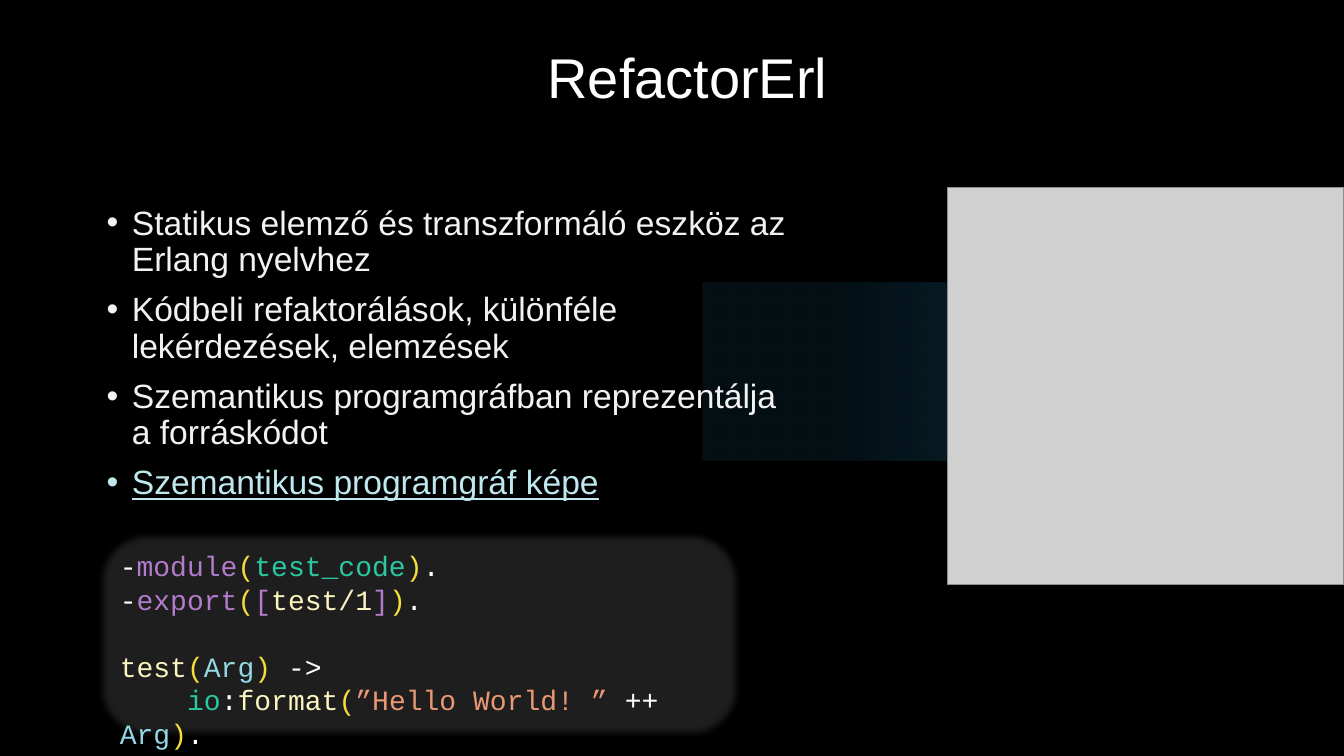
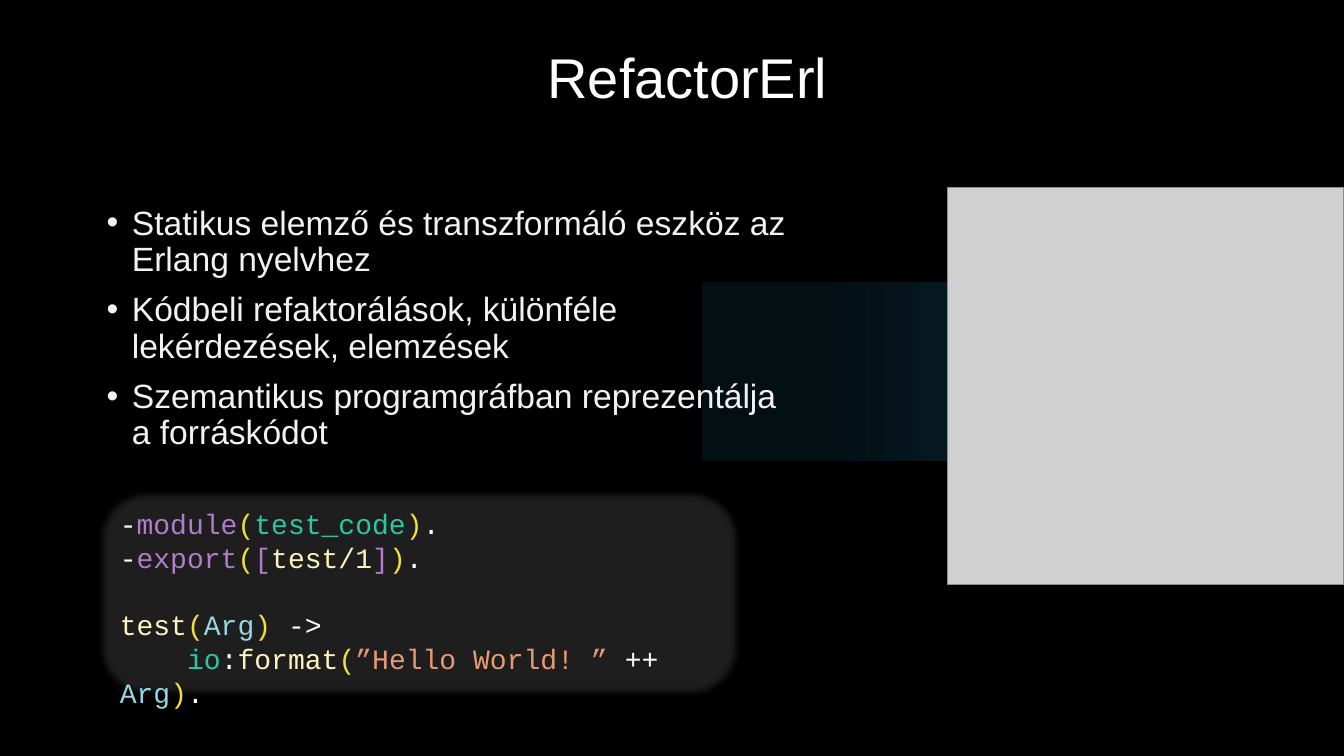
Before and after one commit to juhasznellee/msc_szakdoga, a slide deck: slide 2 of diplomamunka.pptx. Drawn at 1344x756 pixels with LibreOffice and Linux fonts; fonts in the diff are those of the drawing; grey boxes stand for pictures; background and template pictures are left out. Boxes give left, top, right and bottom in pixels: in the first picture for what was removed or moved away, otherwise in the second. Text is boxed around its words. In the diff, an @@ line names an element or a change of style, - is before the commit and + after.

```diff
--- a/diplomamunka.pptx
+++ b/diplomamunka.pptx
@@ text at [132, 469, 599, 501]: paragraph removed @@
-• Szemantikus programgráf képe
@@ rounded rectangle "-module(test_code).": place and size @@
-rounded rectangle "-module(test_code)." at [120, 556, 574, 750]
+rounded rectangle "-module(test_code)." at [97, 489, 742, 698]
```
Also in this commit, not shown: 10 other slides changed, 5 slides added, 2 slides removed.
